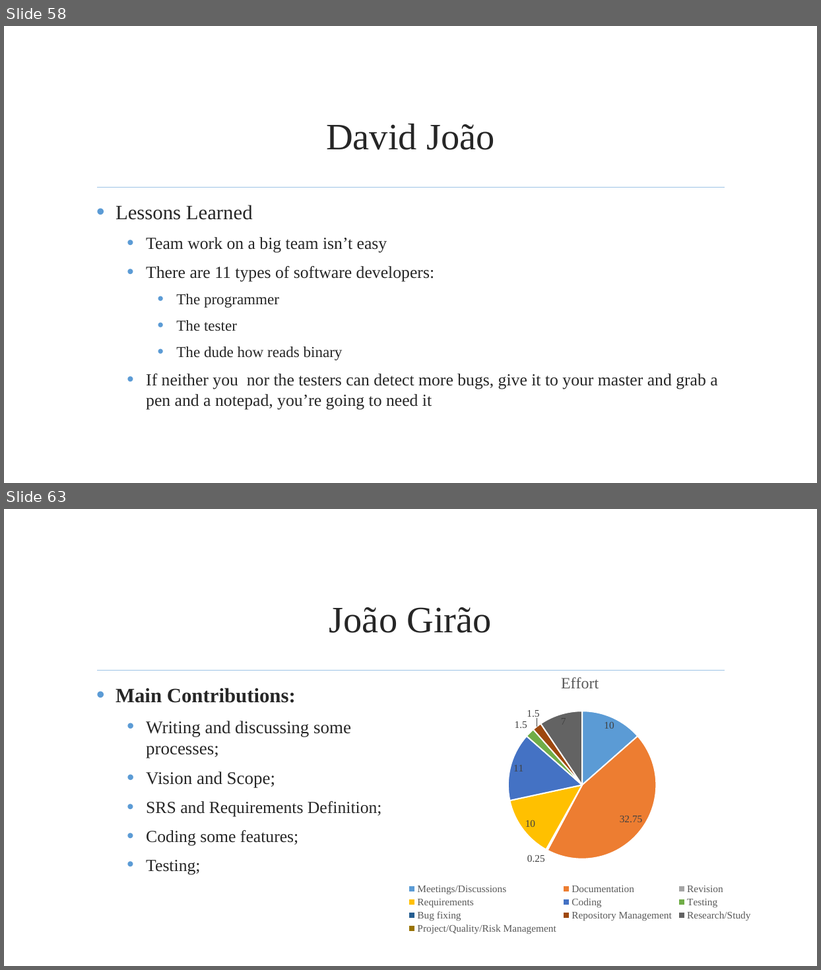
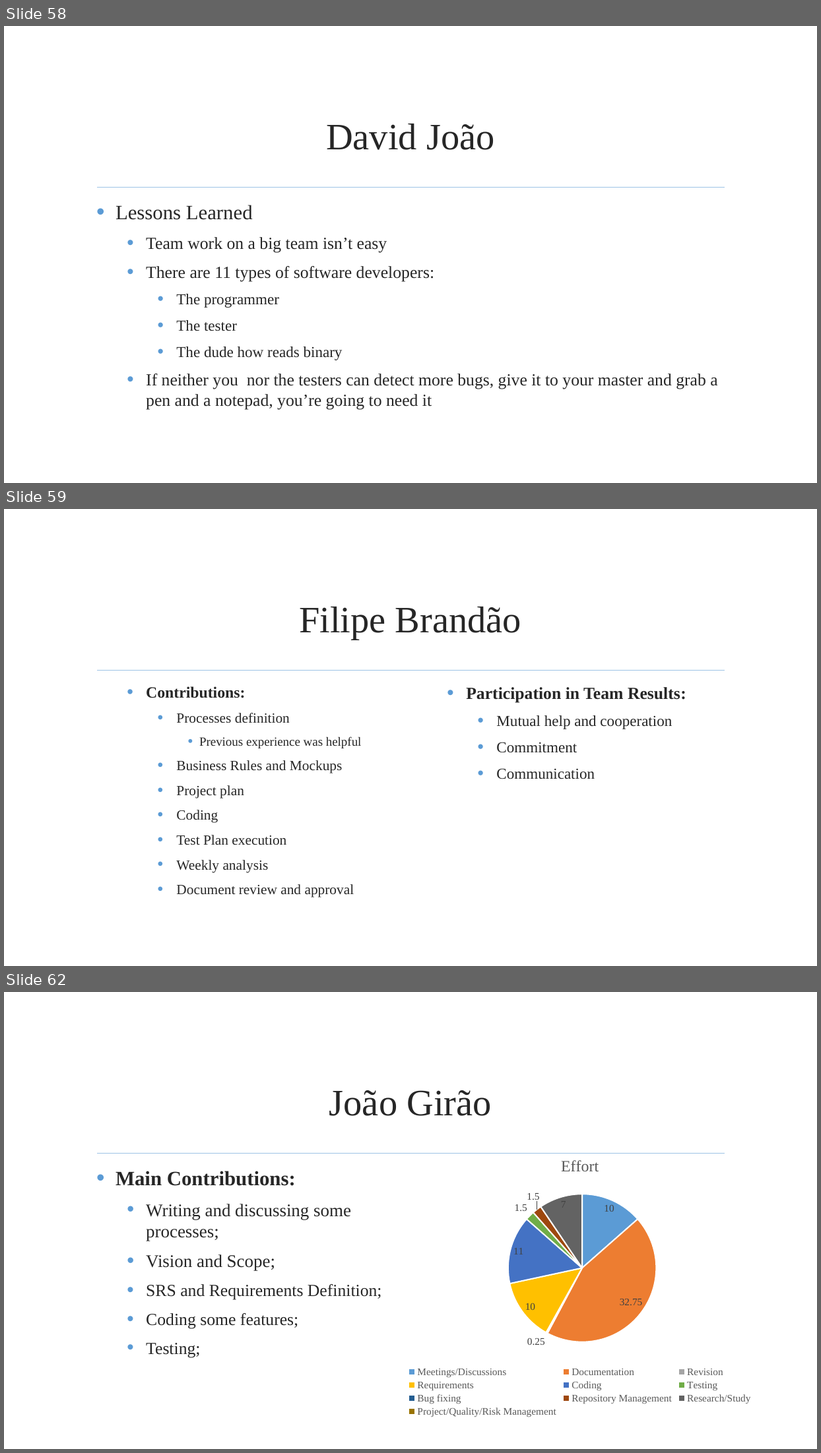
Before and after one commit to jmgirao/projetosoftware1213, a slide deck: Final Presentation/Presentation.pptx. Shown one above the other, each under a label of ours: slides 58 and 63 before the commit, slides 58, 59 and 62 after it; the slides between them are not shown. The pictures are 821x970 and 821x1453 pixels, drawn with LibreOffice and Linux fonts; fonts in the diff are those of the drawing; background and template pictures are left out. Boxes give left, top, right and bottom in pixels: in the first picture for what was removed or moved away, otherwise in the second. Text is boxed around its words. In the diff, an @@ line names an element or a change of style, - is before the commit and + after.

```diff
--- a/Final Presentation/Presentation.pptx
+++ b/Final Presentation/Presentation.pptx
@@ slide 59 added at (x1=4, y1=509, x2=817, y2=966), background picture (left out); not listed: 1 template element that a slide beside it also shows @@
@@ title added at (x1=299, y1=607, x2=521, y2=640), 44 pt, text #262626 @@
+Filipe Brandão
@@ text added at (x1=146, y1=687, x2=362, y2=898), 16.6 pt, text #262626 @@
+  • Contributions:
+    • Processes definition
+      • Previous experience was helpful
+    • Business Rules and Mockups
+    • Project plan
+    • Coding
+    • Test Plan execution
+    • Weekly analysis
+    • Document review and approval
@@ text added at (x1=466, y1=687, x2=686, y2=780), 18 pt, text #262626 @@
+  • Participation in Team Results:
+    • Mutual help and cooperation
+    • Commitment
+    • Communication
@@ what was slide 63 is now slide 62 @@
```
Also in this commit, not shown: 2 slides changed, 2 slides removed.
